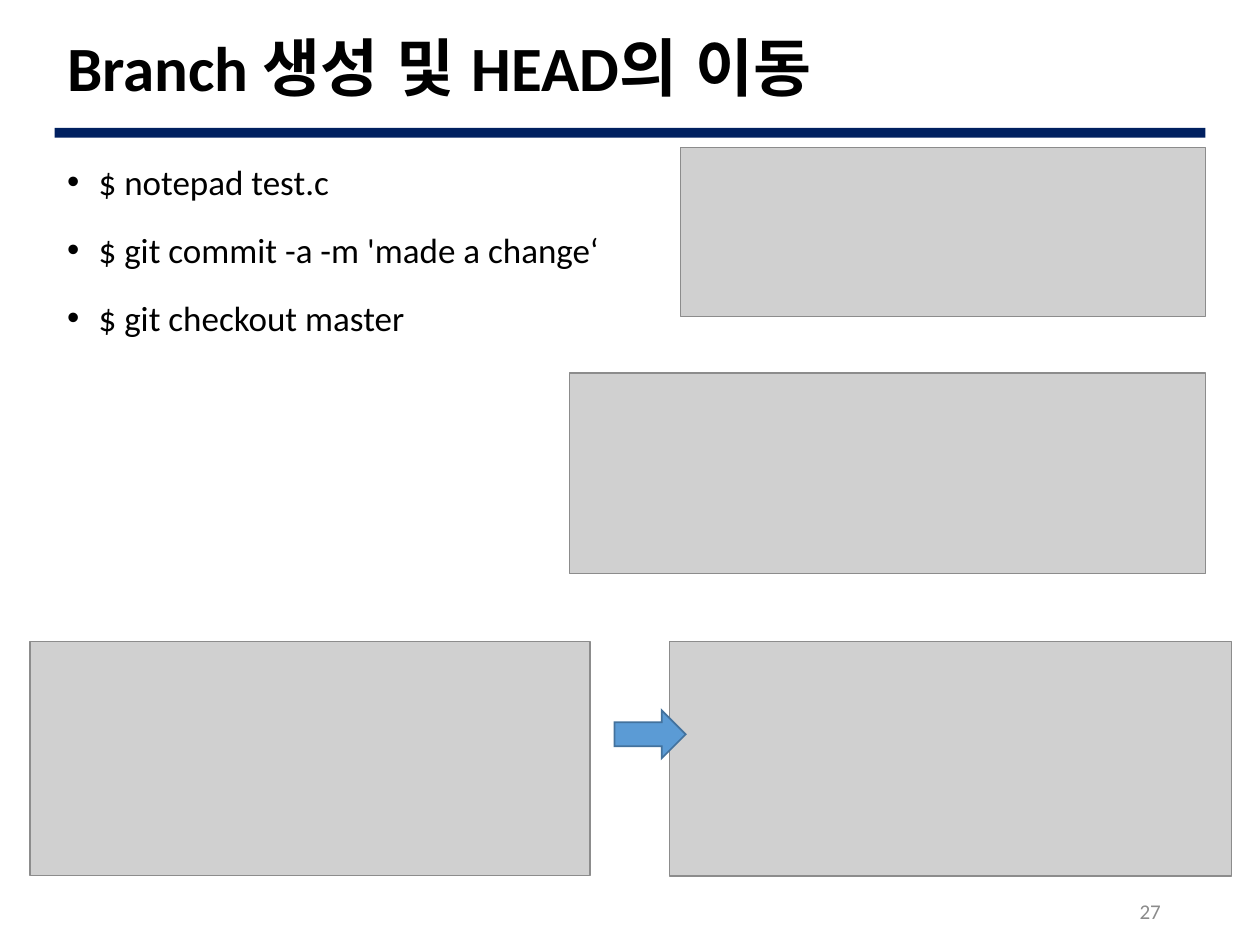
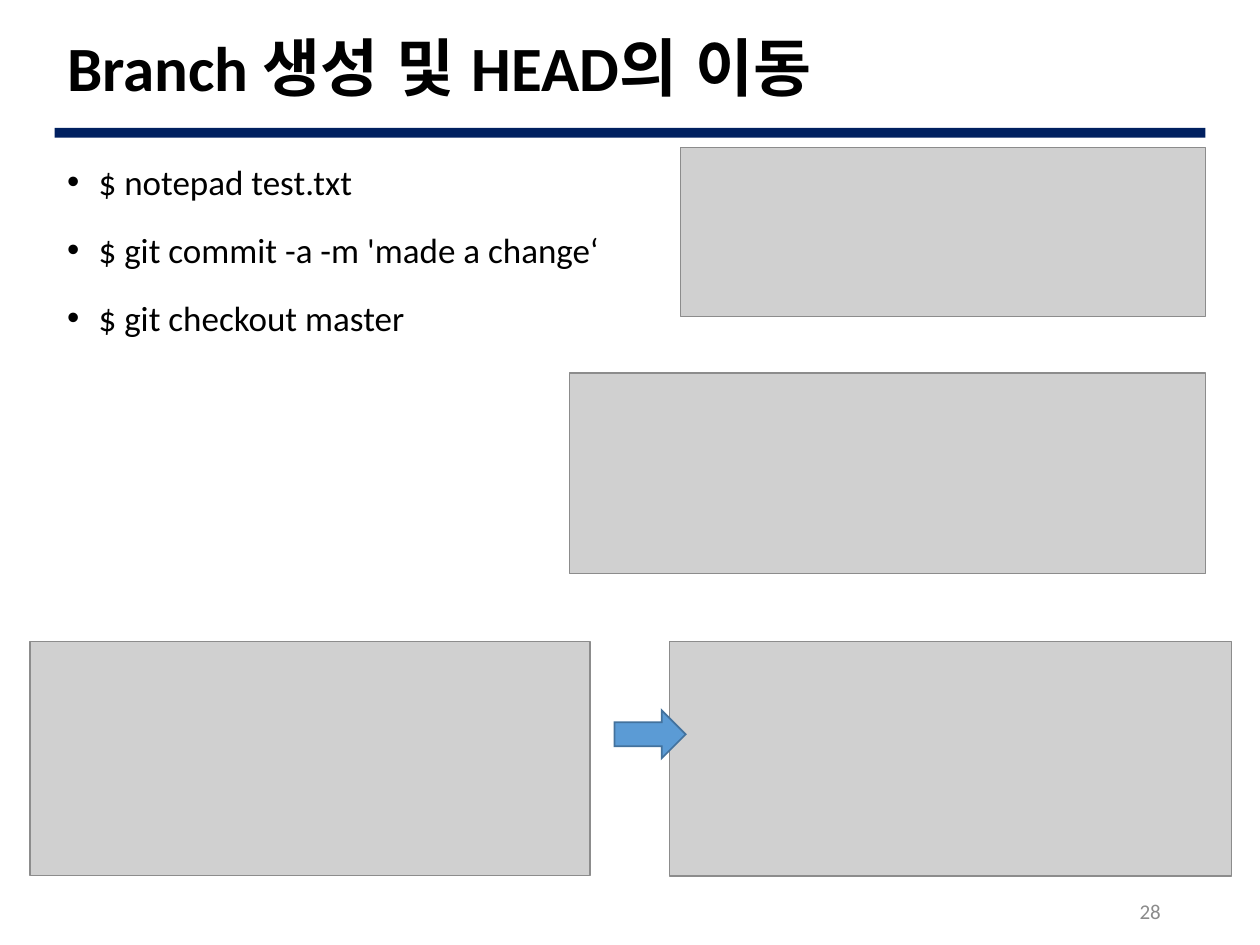
Before and after one commit to JBNU-JEduTools/osscourse, a slide deck: slide 28 of Slides 2020/6. Git 중급 1.pptx (slide 27 before the commit). Drawn at 1260x945 pixels with LibreOffice and Linux fonts; fonts in the diff are those of the drawing; grey boxes stand for pictures; background and template pictures are left out. Boxes give left, top, right and bottom in pixels: in the first picture for what was removed or moved away, otherwise in the second. Text is boxed around its words. In the diff, an @@ line names an element or a change of style, - is before the commit and + after.

Commit message:
수정 파일들, docs 폴더 생성

```diff
--- a/Slides 2020/6. Git 중급 1.pptx
+++ b/Slides 2020/6. Git 중급 1.pptx
@@ text at [124, 170, 352, 201]: text changed @@
-• $ notepad test.c
+• $ notepad test.txt
@@ page number at [1140, 905, 1161, 919]: text changed @@
-27
+28
```
Also in this commit, not shown: 8 other slides changed, 10 other files.
